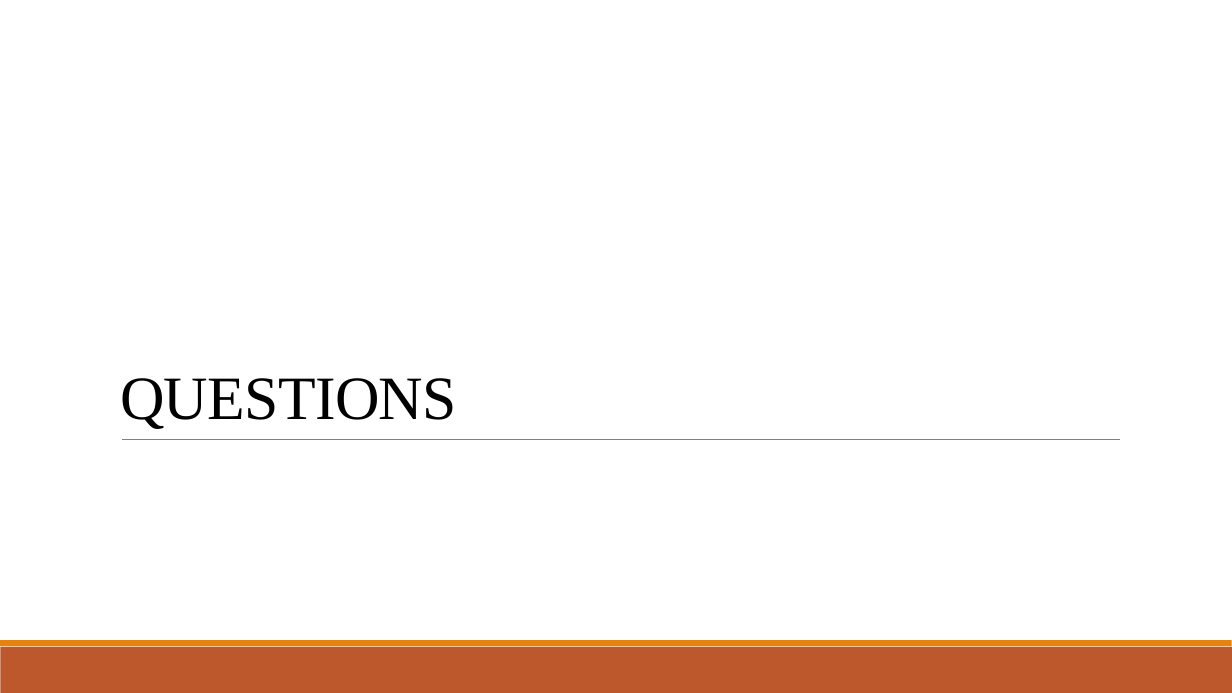
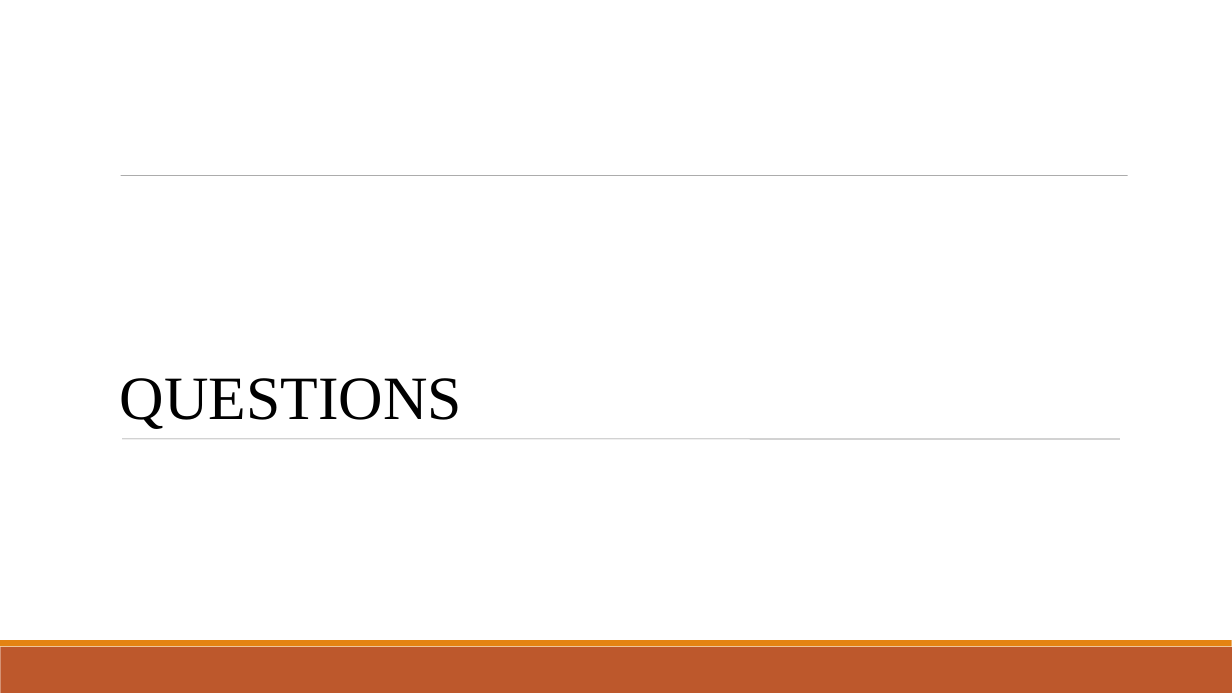
Before and after one commit to suvigya91/SATLite, a slide deck: slide 16 of SATLite Tool- Review 1.pptx. Drawn at 1232x693 pixels with LibreOffice and Linux fonts; fonts in the diff are those of the drawing. Boxes give left, top, right and bottom in pixels: in the first picture for what was removed or moved away, otherwise in the second. Text is boxed around its words. In the diff, an @@ line names an element or a change of style, - is before the commit and + after.

```diff
--- a/SATLite Tool- Review 1.pptx
+++ b/SATLite Tool- Review 1.pptx
@@ text "QUESTIONS" at (x1=120, y1=378, x2=462, y2=429): letter spacing -0.5 to 0 pt @@
@@ line added from (121, 176) to (1128, 176), #808080 0.51 pt @@
@@ line (122, 439) - (1120, 439): stroke #808080 0.5 pt to #808080 0.51 pt @@
```
Also in this commit, not shown: 16 other slides changed, 6 other files.
